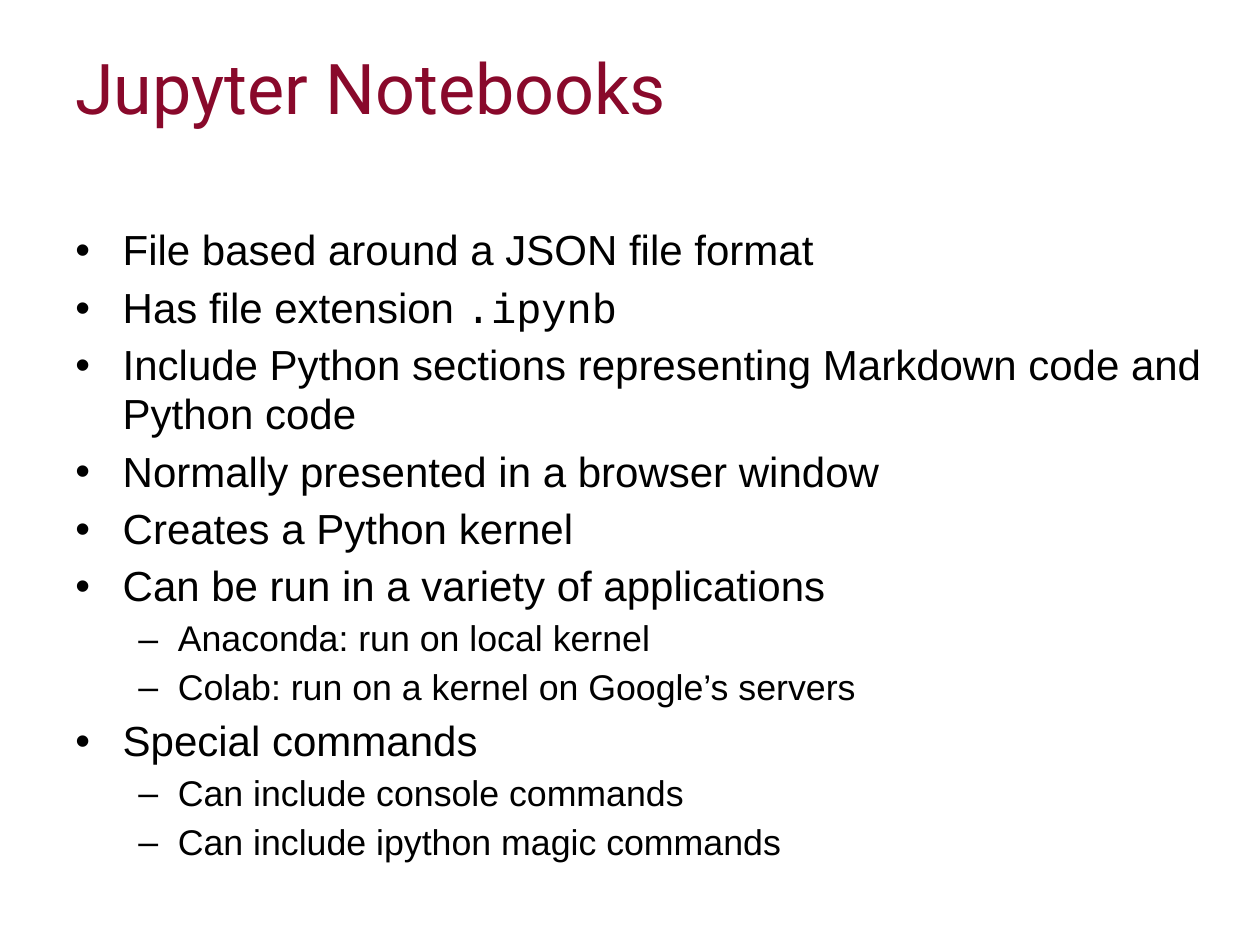
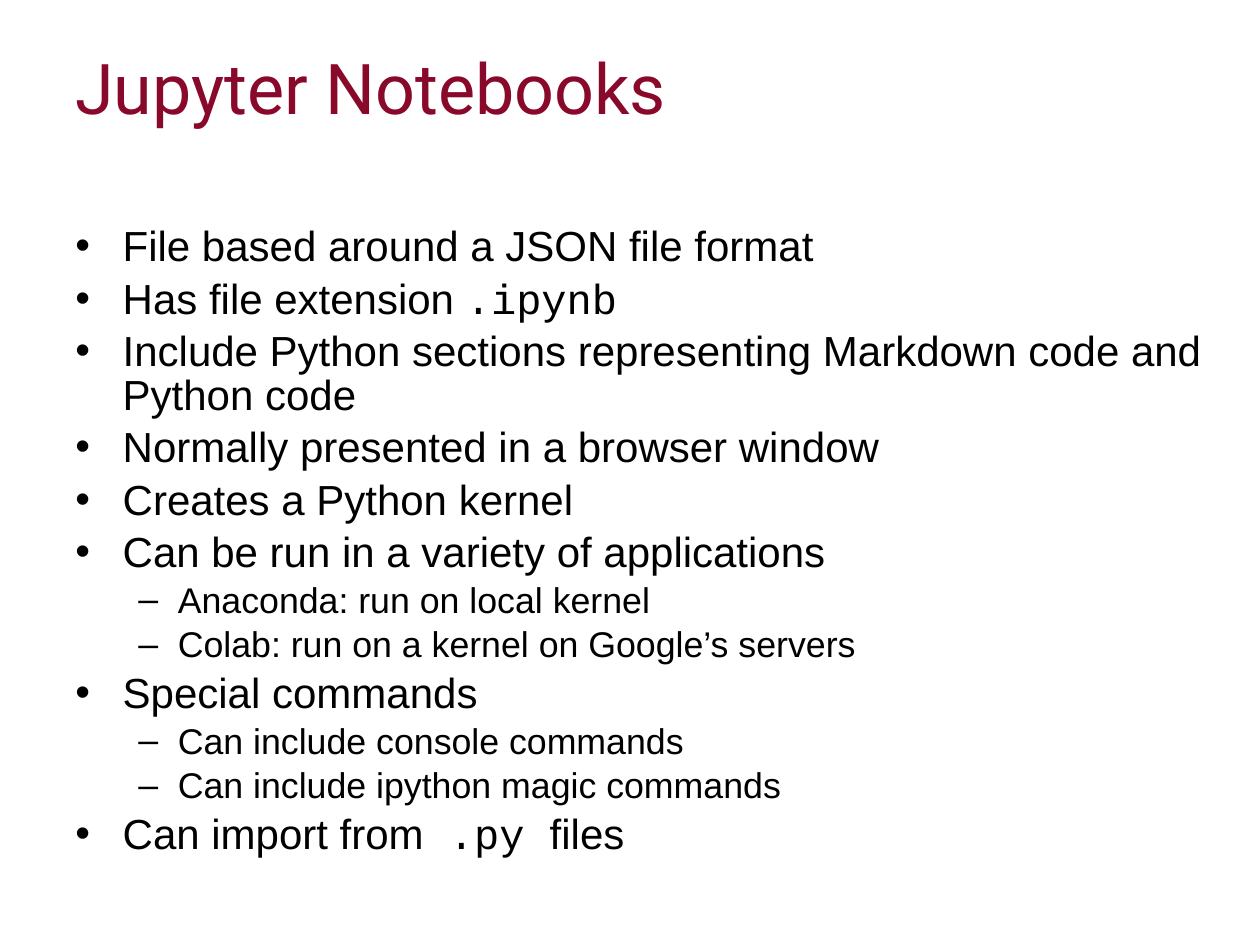
Before and after one commit to ImperialCollegeLondon/RCDS-managing-and-running-python-effectively, a slide deck: slide 21 of Managing and Running Python Effectively.pptx. Drawn at 1260x945 pixels with LibreOffice and Linux fonts; fonts in the diff are those of the drawing; background and template pictures are left out. Boxes give left, top, right and bottom in pixels: in the first picture for what was removed or moved away, otherwise in the second. Text is boxed around its words. In the diff, an @@ line names an element or a change of style, - is before the commit and + after.

Commit message:
Command lines

```diff
--- a/Managing and Running Python Effectively.pptx
+++ b/Managing and Running Python Effectively.pptx
@@ text at (x1=123, y1=230, x2=1201, y2=806): line spacing 0.97 to 0.87 @@
@@ text at (x1=123, y1=818, x2=625, y2=858): paragraph added @@
+• Can import from .py files
```
Also in this commit, not shown: 5 slides added, 8 other files.
